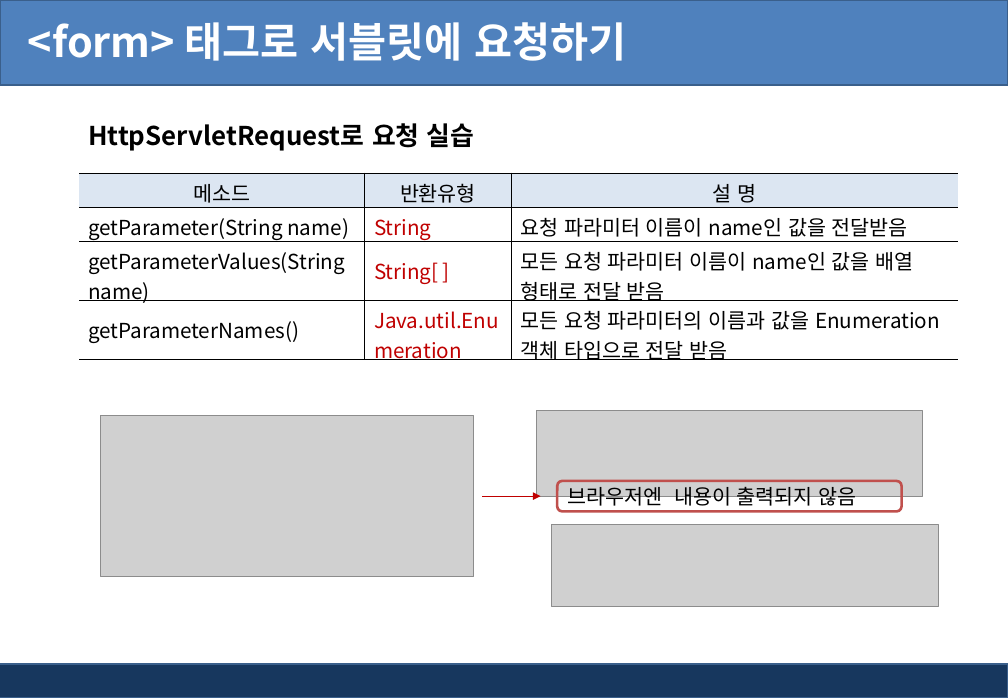
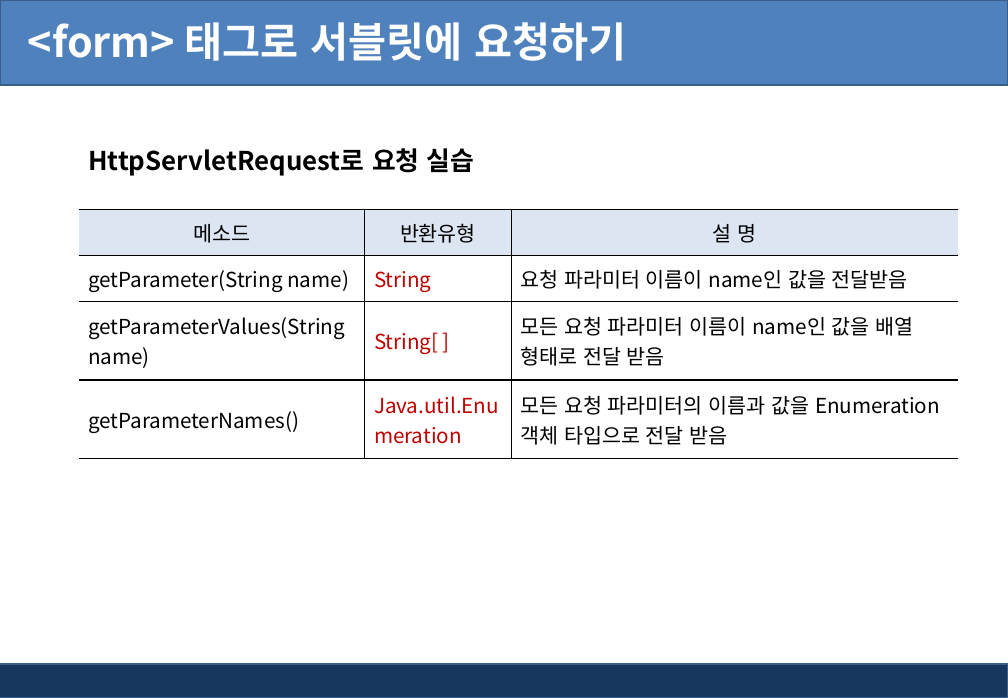
Before and after one commit to AhNyx/js_works, a slide deck: slide 20 of ppt/jsp_ppt/4장. jsp 서블릿 API.pptx. Drawn at 1008x698 pixels with LibreOffice and Linux fonts; fonts in the diff are those of the drawing; grey boxes stand for pictures; background and template pictures are left out. Boxes give left, top, right and bottom in pixels: in the first picture for what was removed or moved away, otherwise in the second. Text is boxed around its words. In the diff, an @@ line names an element or a change of style, - is before the commit and + after.

```diff
--- a/ppt/jsp_ppt/4장. jsp 서블릿 API.pptx
+++ b/ppt/jsp_ppt/4장. jsp 서블릿 API.pptx
@@ text "HttpServletRequest로 요청 실습": place and size @@
-text "HttpServletRequest로 요청 실습" at (88, 123, 475, 151)
+text "HttpServletRequest로 요청 실습" at (88, 148, 475, 176)
@@ table: place and size @@
-table at (79, 173, 958, 364)
+table at (79, 209, 958, 459)
@@ picture removed at (101, 415, 475, 576) @@
@@ picture removed at (536, 410, 922, 496) @@
@@ arrow removed from (482, 496) to (541, 496) @@
@@ rounded rectangle removed at (558, 481, 902, 512) @@
-브라우저엔 내용이 출력되지 않음
@@ picture removed at (552, 525, 938, 607) @@
```
Also in this commit, not shown: 14 other slides changed, 2 slides added, 27 other files.
